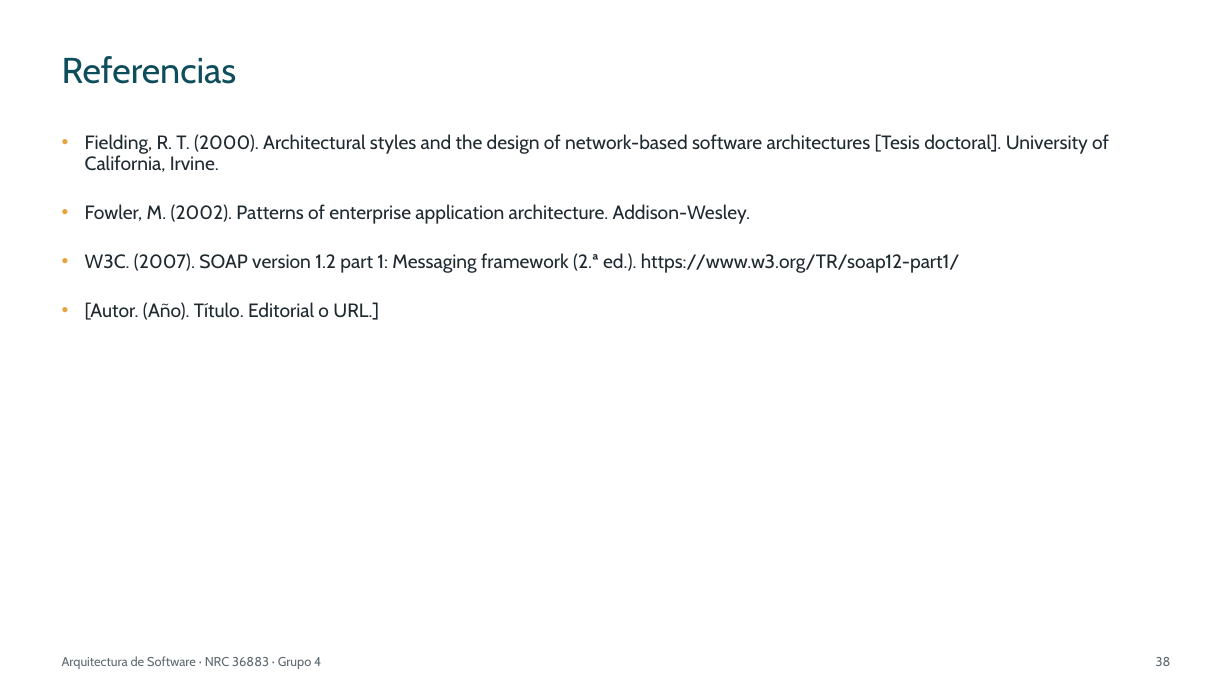
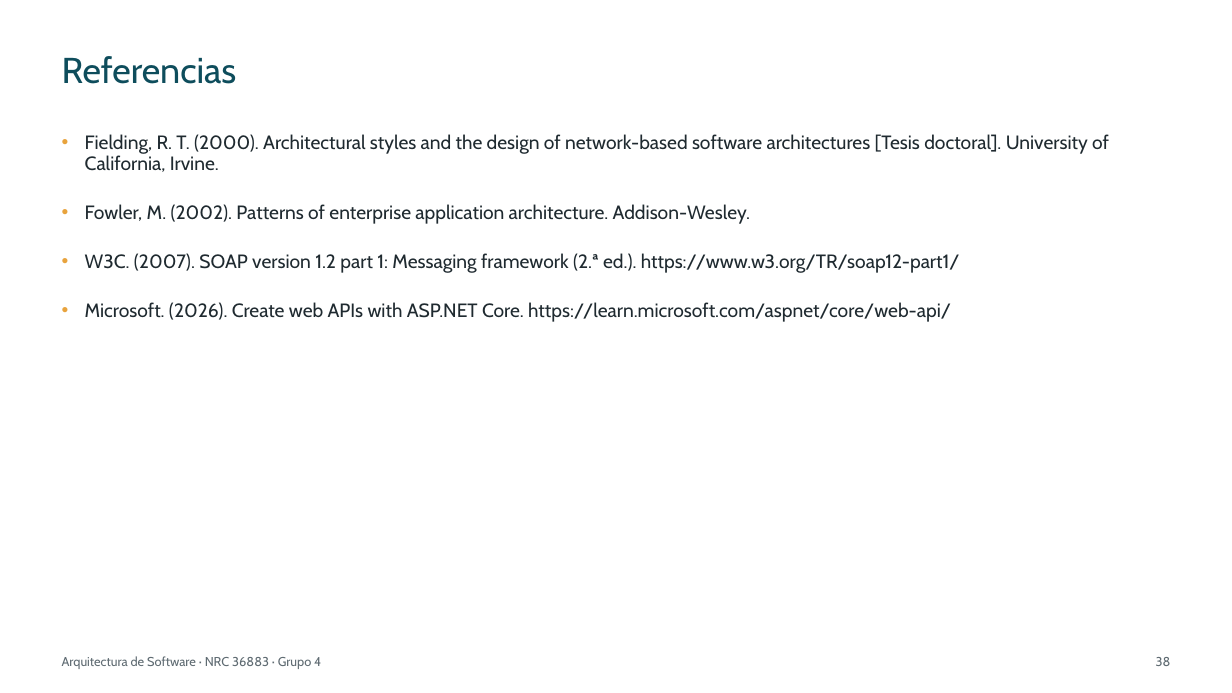
Before and after one commit to IMarcusDev/TI.1.4.-PAO202651_RESTFUL_DOTNET_SINBDD_NRC_36883_GR04, a slide deck: slide 38 of 05. DOCUMENTACION/PRESENTACION TI.1.4. RESTFUL sin BDD en DOTNET GR4.pptx. Drawn at 1232x693 pixels with LibreOffice and Linux fonts; fonts in the diff are those of the drawing. Boxes give left, top, right and bottom in pixels: in the first picture for what was removed or moved away, otherwise in the second. Text is boxed around its words. In the diff, an @@ line names an element or a change of style, - is before the commit and + after.

```diff
--- a/05. DOCUMENTACION/PRESENTACION TI.1.4. RESTFUL sin BDD en DOTNET GR4.pptx
+++ b/05. DOCUMENTACION/PRESENTACION TI.1.4. RESTFUL sin BDD en DOTNET GR4.pptx
@@ text at bbox=[85, 302, 951, 322]: text changed @@
-• [Autor. (Año). Título. Editorial o URL.]
+• Microsoft. (2026). Create web APIs with ASP.NET Core. https://learn.microsoft.com/aspnet/core/web-api/
```
Also in this commit, not shown: 27 other slides changed.
